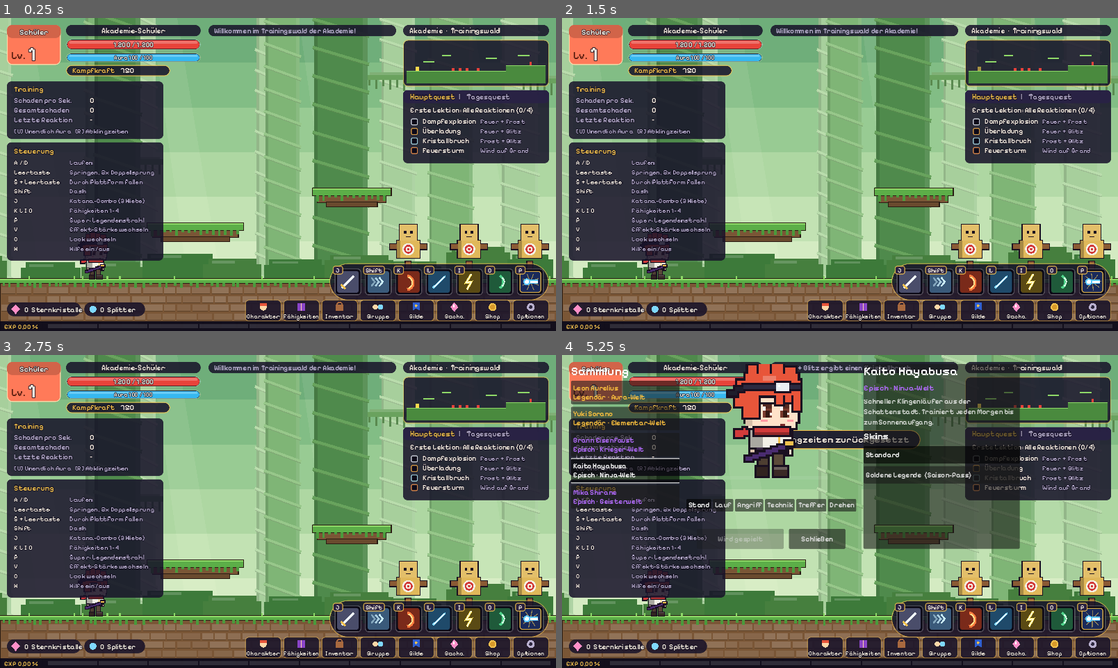
Above: before the commit, frames 1-4 (two rows, left to right).
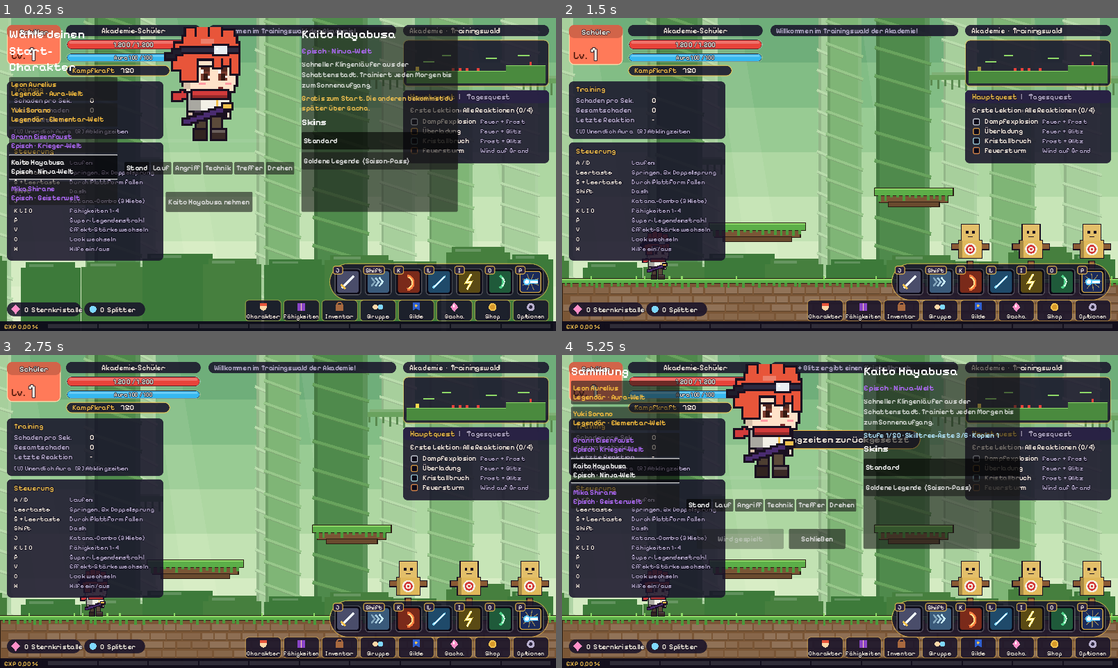
Above: after the commit, the same moments.

Repository: Zancrow321/Chibi-Legends
Game: Godot game, scene res://scenes/main.tscn
The game is run twice, just before and just after one commit, with the same random seed, the same clock (stepped at 60 frames per second) and the same inputs.
Inputs (mouse positions are in pixels of both pictures, inside the frame that each line leads up to):
- Up to frame 1 (0.25 s): no input
- Up to frame 2 (1.5 s): click (773, 202) at 0.5 s, where only the run after the commit has a clickable "Kaito Hayabusa nehmen"; drag from (840, 174) to (895, 105) at 1.27 s
- Up to frame 3 (2.75 s): tap Enter at 2 s; drag from (166, 527) to (250, 574) at 2.02 s
- Up to frame 4 (5.25 s): move the mouse to (895, 442) at 2.77 s; hold A (move_left) 2.78-3.5 s; hold C (cycle_look) 2.78-3.5 s; tap V (cycle_fx) at 2.85 s; click "Schließen" at 3.5 s; drag from (812, 574) to (673, 464) at 4.27 s; tap R (reset_cooldowns) at 5 s; move the mouse to (1006, 558) at 5.02 s; hold D (move_right) from 5.03 s (still down); hold C (cycle_look) from 5.03 s (still down); tap Shift (dash) at 5.1 s

The runs differ from the first frame. In frame 1, 33% of the frame differs, in the area x 0-100%, y 2-97%; in frame 2, 0.1%; in frame 3, 0.1%; in frame 4, 2.3%.

Commit message:
Start-Charakter waehlen, Kopien, Stufe und Skilltree-Aeste pro Charakter
- characters.json: 5 Starter (einer pro Welt), beim ersten Start gratis waehlbar
- Roster: Besitz mit Kopien/Stufe/EP; Duplikate schalten Aeste 4-6 frei
- Sammlung: Starter-Auswahl beim ersten Start, Fortschritt in den Infos

Co-Authored-By: Claude Opus 5.5 <noreply@anthropic.com>
Claude-Session: https://claude.ai/code/session_012CKTc93BoqYWrUmiKdnMAi

Diff:
--- a/assets/characters/characters.json
+++ b/assets/characters/characters.json
@@ -1,6 +1,6 @@
 {
-  "_info": "Feste, spielbare Charaktere. rarity: 3 selten, 4 …(133 unchanged characters)… ck: start, gacha, pass, shop, challenge.",
-  "starter": "kaito",
+  "_info": "Feste, spielbare Charaktere. rarity: 3 selten, 4 …(133 unchanged characters)… ck: start, gacha, pass, shop, challenge. starters: beim ersten Start wählt man einen davon gratis, der Rest kommt über Gacha. Duplikate schalten Äste 4-6 frei.",
+  "starters": ["kaito", "brann", "yuki", "leon", "mika"],
   "characters": {
     "kaito": {
       "name": "Kaito Hayabusa",
@@ -22,7 +22,7 @@
       "name": "Brann Eisenfaust",
       "world": "krieger",
       "rarity": 4,
-      "unlock": "gacha",
+      "unlock": "start",
       "desc": "Arenaveteran mit einer Klinge so schwer wie sein Dickkopf. Steht immer wieder auf.",
       "look": {
         "parts": {"body": "koerper_basis", "face": "gesicht_entschlossen", "hair": "haar_kurz", "top": "oberteil_shirt", "pants": "hose_lang", "shoes": "schuhe_stiefel", "weapon": "waffe_katana"},
@@ -38,7 +38,7 @@
       "name": "Yuki Sorano",
       "world": "elementar",
       "rarity": 5,
-      "unlock": "gacha",
+      "unlock": "start",
       "desc": "Frostmagierin, die Schneeflocken zum Tanzen bringt. Spricht wenig, trifft immer.",
       "look": {
         "parts": {"body": "koerper_basis", "face": "gesicht_standard", "hair": "haar_lang", "top": "oberteil_akademie", "pants": "hose_lang", "shoes": "schuhe_stiefel", "weapon": "waffe_katana"},
@@ -54,7 +54,7 @@
       "name": "Leon Aurelius",
       "world": "aura",
       "rarity": 5,
-      "unlock": "gacha",
+      "unlock": "start",
       "desc": "Seine Aura leuchtet heller, je aussichtsloser der Kampf. Isst für drei.",
       "look": {
         "parts": {"body": "koerper_basis", "face": "gesicht_entschlossen", "hair": "haar_wuschel", "top": "oberteil_akademie", "pants": "hose_kurz", "shoes": "schuhe_stiefel", "accessory": "accessoire_schal", "weapon": "waffe_katana"},
@@ -70,7 +70,7 @@
       "name": "Mika Shirane",
       "world": "seele",
       "rarity": 4,
-      "unlock": "gacha",
+      "unlock": "start",
       "desc": "Sieht Geister und unterhält sich gern mit ihnen. Die Geister finden sie etwas anstrengend.",
       "look": {
         "parts": {"body": "koerper_basis", "face": "gesicht_standard", "hair": "haar_zopf", "top": "oberteil_shirt", "pants": "hose_kurz", "shoes": "schuhe_stiefel", "accessory": "accessoire_schal", "weapon": "waffe_katana"},
--- a/scripts/character/roster.gd
+++ b/scripts/character/roster.gd
@@ -1,14 +1,20 @@
 class_name Roster
 extends RefCounted
 ## The playable characters (fixed looks, obtained through gacha) and the
-## player's collection: which characters and skins they own and which one
-## they play. Saved locally for now, Supabase later.
+## player's collection: owned characters with copies and level, skins, and
+## the character being played. Saved locally for now, Supabase later.
+## Rules: pick 1 of the starters for free, the rest via gacha. Every character
+## has its own level 1-50. Duplicates unlock skill-tree branches 4-6 (choice,
+## not power; ranked arena only uses the 3 base branches).
 
 const CHARACTERS_PATH := "res://assets/characters/characters.json"
 const SAVE_PATH := "user://sammlung.json"
 ## Training build: every character and skin can be tried out.
 ## Set to false once gacha and unlocks exist.
 const DEV_UNLOCK_ALL := true
+const MAX_LEVEL := 50
+const BASE_BRANCHES := 3
+const MAX_BRANCHES := 6
 
 const RARITY := {
 	3: {"name": "Selten", "color": Color("5ca8ff")},
@@ -39,8 +45,17 @@
 	return out
 
 
+## Characters you can pick for free on the very first start.
+static func starters() -> Array:
+	return data().get("starters", [])
+
+
+## Fallback character (shown before anything is picked).
 static func starter() -> String:
-	return String(data().get("starter", ids()[0] if not ids().is_empty() else ""))
+	var s := starters()
+	if not s.is_empty():
+		return String(s[0])
+	return String(ids()[0]) if not ids().is_empty() else ""
 
 
 static func character(id: String) -> Dictionary:
@@ -69,7 +84,7 @@
 
 static func _state() -> Dictionary:
 	if _save.is_empty():
-		_save = {"owned": [starter()], "owned_skins": [], "selected": starter(), "skin": ""}
+		_save = {"owned": {}, "owned_skins": [], "selected": "", "skin": ""}
 		if FileAccess.file_exists(SAVE_PATH):
 			var f := FileAccess.open(SAVE_PATH, FileAccess.READ)
 			var d = JSON.parse_string(f.get_as_text()) if f else null
@@ -77,22 +92,45 @@
 				for k in _save:
 					if d.has(k) and typeof(d[k]) == typeof(_save[k]):
 						_save[k] = d[k]
-		if character(_save.selected).is_empty():
-			_save.selected = starter()
+		if _save.selected != "" and character(_save.selected).is_empty():
+			_save.selected = ""
 			_save.skin = ""
 	return _save
 
 
+## True until the player has picked their free starter.
+static func needs_starter() -> bool:
+	return _state().owned.is_empty()
+
+
+static func choose_starter(char_id: String) -> void:
+	if needs_starter() and char_id in starters():
+		grant(char_id)
+		select(char_id)
+
+
 static func owns(char_id: String) -> bool:
-	return DEV_UNLOCK_ALL or char_id in _state().owned or character(char_id).get("unlock", "") == "start"
+	return DEV_UNLOCK_ALL or _state().owned.has(char_id)
 
 
 static func owns_skin(skin_id: String) -> bool:
 	return DEV_UNLOCK_ALL or skin_id == "" or skin_id in _state().owned_skins
 
 
+## Copies, level and xp of an owned character (defaults for others).
+static func progress(char_id: String) -> Dictionary:
+	var p: Dictionary = _state().owned.get(char_id, {})
+	return {"copies": int(p.get("copies", 0)), "level": int(p.get("level", 1)), "xp": int(p.get("xp", 0))}
+
+
+## Skill-tree branches open for this character: 3 base + 1 per duplicate, up to 6.
+static func branches(char_id: String) -> int:
+	return BASE_BRANCHES + clampi(progress(char_id).copies - 1, 0, MAX_BRANCHES - BASE_BRANCHES)
+
+
 static func selected() -> String:
-	return _state().selected
+	var s: String = _state().selected
+	return s if s != "" else starter()
 
 
 static func selected_skin() -> String:
@@ -108,12 +146,16 @@
 	_write()
 
 
-## For gacha / shop / pass rewards later.
+## Gacha / shop reward. A character you already own counts as a duplicate.
 static func grant(char_id: String) -> void:
-	var s := _state()
-	if not char_id in s.owned:
-		s.owned.append(char_id)
-		_write()
+	if character(char_id).is_empty():
+		return
+	var owned: Dictionary = _state().owned
+	if owned.has(char_id):
+		owned[char_id].copies = int(owned[char_id].get("copies", 1)) + 1
+	else:
+		owned[char_id] = {"copies": 1, "level": 1, "xp": 0}
+	_write()
 
 
 static func grant_skin(skin_id: String) -> void:
--- a/scripts/main.gd
+++ b/scripts/main.gd
@@ -27,9 +27,12 @@
 	add_child(hud_layer)
 	room.numbers = numbers
 
-	# Character collection: opens with C / Start. Starts with the selected character.
+	# Character collection: opens with C / Start; on the first start you pick a free starter.
 	var select_layer := CanvasLayer.new()
 	select_layer.layer = 20
-	select_layer.add_child(CharacterSelect.new())
+	var select := CharacterSelect.new()
+	select_layer.add_child(select)
 	add_child(select_layer)
 	room.player.visual.look = Roster.look(Roster.selected(), Roster.selected_skin())
+	if Roster.needs_starter():
+		select.open_for.call_deferred(room.player.visual, true)
--- a/scripts/ui/character_select.gd
+++ b/scripts/ui/character_select.gd
@@ -3,7 +3,8 @@
 ## Character collection: list of all fixed characters (rarity, world), a big
 ## animated preview, details and skins, and "Spielen" to switch the played
 ## character. Characters you don't own show as dark silhouettes (gacha).
-## Opens with C / Start (call_group "character_select").
+## Opens with C / Start (call_group "character_select"). On the very first
+## start it opens in starter mode: pick one of the free starters.
 
 const PREVIEW_ANIMS := [["idle", "Stand"], ["run", "Lauf"], ["attack", "Angriff"], ["cast", "Technik"], ["hit", "Treffer"]]
 const PREVIEW_SCALE := 5.0
@@ -21,6 +22,9 @@
 var _status: Label
 var _play_btn: Button
 var _cards: Dictionary = {}
+var _head: Label
+var _close_btn: Button
+var _pick_starter := false
 
 
 func _ready() -> void:
@@ -31,10 +35,15 @@
 	_build()
 
 
-func open_for(visual: ChibiVisual) -> void:
+func open_for(visual: ChibiVisual, pick_starter := false) -> void:
 	if visible or visual == null:
 		return
 	target = visual
+	_pick_starter = pick_starter
+	_head.text = "Wähle deinen Start-Charakter" if pick_starter else "Sammlung"
+	_close_btn.visible = not pick_starter
+	for id in _cards:
+		(_cards[id] as Button).visible = not pick_starter or id in Roster.starters()
 	visible = true
 	get_tree().paused = true
 	_show(Roster.selected(), Roster.selected_skin())
@@ -47,7 +56,7 @@
 
 
 func _unhandled_input(event: InputEvent) -> void:
-	if not visible:
+	if not visible or _pick_starter:
 		return
 	if event.is_action_pressed("cycle_look") or event.is_action_pressed("ui_cancel"):
 		get_viewport().set_input_as_handled()
@@ -89,10 +98,11 @@
 	var left := VBoxContainer.new()
 	left.custom_minimum_size = Vector2(250, 0)
 	row.add_child(left)
-	var head := Label.new()
-	head.text = "Sammlung"
-	head.add_theme_font_size_override("font_size", 28)
-	left.add_child(head)
+	_head = Label.new()
+	_head.text = "Sammlung"
+	_head.autowrap_mode = TextServer.AUTOWRAP_WORD_SMART
+	_head.add_theme_font_size_override("font_size", 28)
+	left.add_child(_head)
 	var scroll := ScrollContainer.new()
 	scroll.size_flags_vertical = Control.SIZE_EXPAND_FILL
 	scroll.horizontal_scroll_mode = ScrollContainer.SCROLL_MODE_DISABLED
@@ -172,11 +182,11 @@
 	_play_btn.custom_minimum_size = Vector2(200, 46)
 	_play_btn.pressed.connect(_play)
 	actions.add_child(_play_btn)
-	var close := Button.new()
-	close.text = "Schließen"
-	close.custom_minimum_size = Vector2(130, 46)
-	close.pressed.connect(_close)
-	actions.add_child(close)
+	_close_btn = Button.new()
+	_close_btn.text = "Schließen"
+	_close_btn.custom_minimum_size = Vector2(130, 46)
+	_close_btn.pressed.connect(_close)
+	actions.add_child(_close_btn)
 
 	# right: details + skins
 	var right := PanelContainer.new()
@@ -197,15 +207,18 @@
 	_char_id = char_id
 	_skin_id = skin_id
 	(_cards[char_id] as Button).button_pressed = true
-	var owned := Roster.owns(char_id)
+	var owned := Roster.owns(char_id) or _pick_starter
 	_preview.look = Roster.look(char_id, skin_id)
 	_preview.shadow = 0.0 if owned else 1.0
 	_status.text = ""
 	_rebuild_info()
 	var c := Roster.character(char_id)
-	var playing := char_id == Roster.selected() and skin_id == Roster.selected_skin()
+	var playing := not _pick_starter and char_id == Roster.selected() and skin_id == Roster.selected_skin()
 	_play_btn.disabled = not owned or not Roster.owns_skin(skin_id) or playing
-	if playing:
+	if _pick_starter:
+		_play_btn.text = "%s nehmen" % c.get("name", "")
+		_play_btn.disabled = false
+	elif playing:
 		_play_btn.text = "Wird gespielt"
 	elif not owned:
 		_play_btn.text = "Über %s" % Roster.UNLOCK_NAMES.get(c.get("unlock", "gacha"), "Gacha")
@@ -224,7 +237,15 @@
 	var d := _label(c.get("desc", ""), 16)
 	d.autowrap_mode = TextServer.AUTOWRAP_WORD_SMART
 	d.modulate = Color(1, 1, 1, 0.8)
-	if not Roster.owns(_char_id):
+	if Roster.owns(_char_id) and not Roster.needs_starter():
+		var p := Roster.progress(_char_id)
+		var st := _label("Stufe %d/%d · Skilltree-Äste %d/%d · Kopien %d" % [p.level, Roster.MAX_LEVEL, Roster.branches(_char_id), Roster.MAX_BRANCHES, p.copies], 16)
+		st.modulate = Color(0.7, 0.9, 1.0)
+	if _pick_starter:
+		var free := _label("Gratis zum Start. Die anderen bekommst du später über Gacha.", 16)
+		free.autowrap_mode = TextServer.AUTOWRAP_WORD_SMART
+		free.modulate = Color("f2c14e")
+	elif not Roster.owns(_char_id):
 		var lock := _label("Noch nicht in deiner Sammlung.", 16)
 		lock.modulate = Color("f2c14e")
 
@@ -261,6 +282,12 @@
 
 
 func _play() -> void:
+	if _pick_starter:
+		Roster.choose_starter(_char_id)
+		if target:
+			target.look = Roster.look(_char_id)
+		_close()
+		return
 	Roster.select(_char_id, _skin_id)
 	if target:
 		target.look = Roster.look(_char_id, _skin_id)
